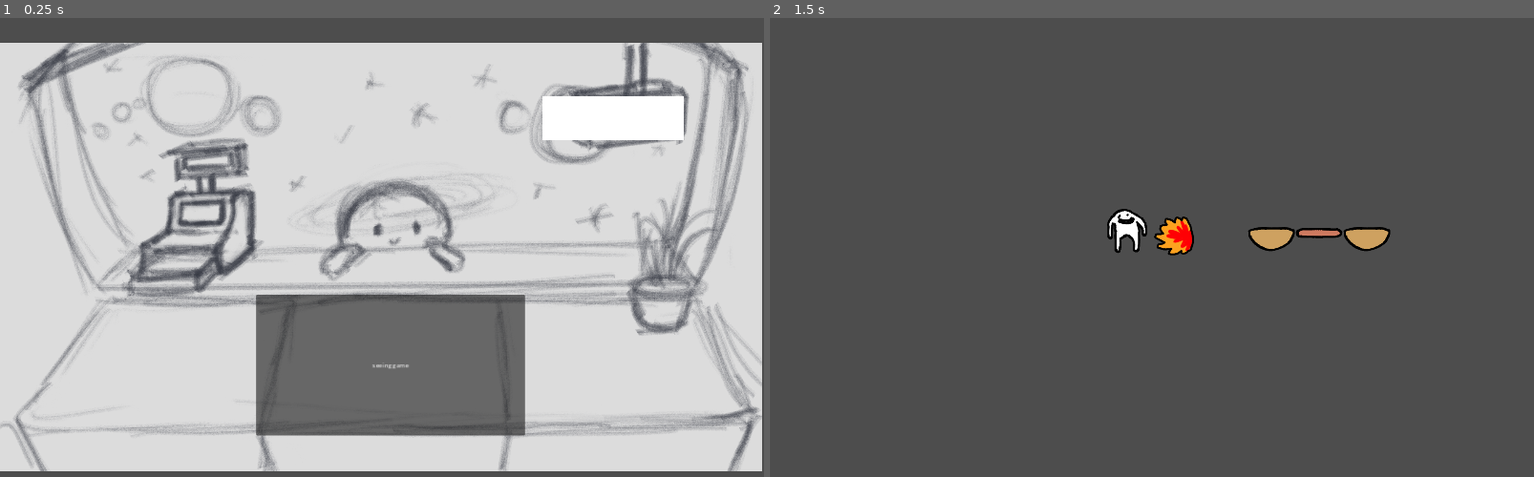
Above: before the commit, frames 1-2 (left to right).
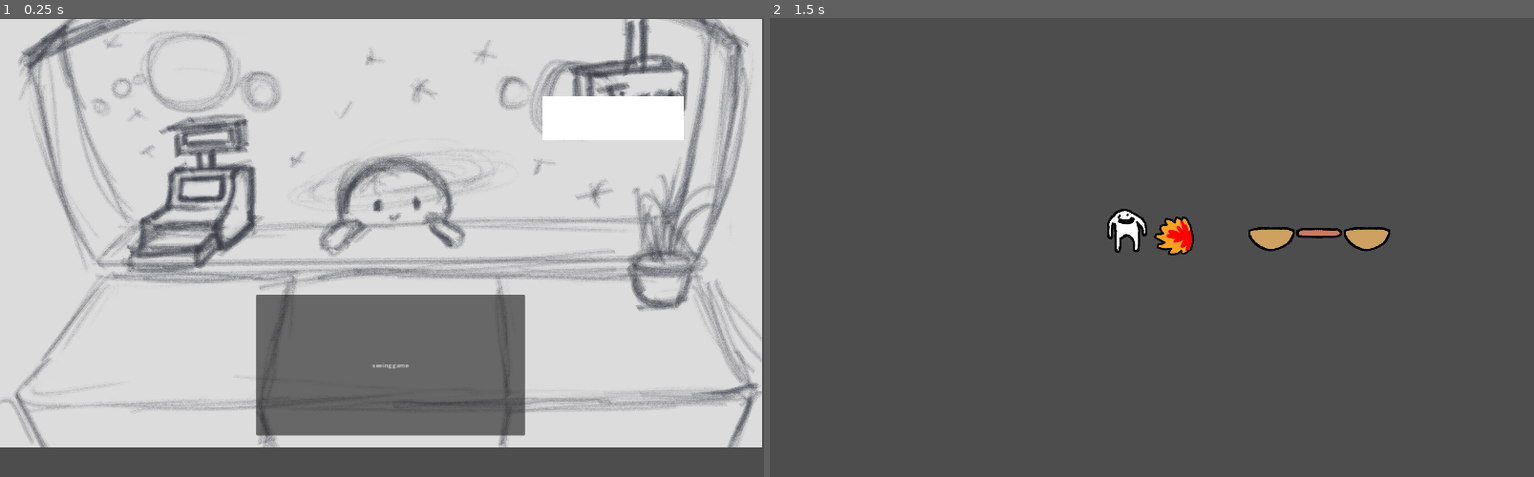
Above: after the commit, the same moments.

Repository: aPotatoNeedsHelp/ico_jam_game
Game: Godot game, scene res://scenes/main.tscn
Same seed, same stepped clock (60 frames per second), same inputs: the game is played once before the commit and once after it.
Inputs:
- Up to frame 1 (0.25 s): no input
- Up to frame 2 (1.5 s): click "seeing game" at 0.5 s; tap Enter at 1.25 s

The runs differ from the first frame. In frame 1, 32% of the frame differs, in the area x 0-100%, y 0-99%; in frame 2, nothing differs.

Commit message:
Icon changed

Diff:
--- a/fire/fire.gd
+++ b/fire/fire.gd
@@ -18,7 +18,7 @@
 
 
 var burn_of_counter: int
-func _on_body_exited(body: Node2D) -> void:
+func _on_body_exited(_body: Node2D) -> void:
 	burn_of_counter += 1
 	if burn_of_counter >= 2:
 		burn_of_counter = 0
--- a/project.godot
+++ b/project.godot
@@ -11,9 +11,11 @@
 [application]
 
 config/name="Ico game jam"
+config/tags=PackedStringArray("current_working")
 run/main_scene="res://scenes/main.tscn"
 config/features=PackedStringArray("4.1", "GL Compatibility")
-config/icon="res://icon.svg"
+config/icon="res://icon/Fire_icon_image.png"
+config/windows_native_icon="res://icon/fire_icon.ico"
 
 [autoload]
 
--- a/scenes/main.tscn
+++ b/scenes/main.tscn
@@ -1,13 +1,13 @@
 [gd_scene load_steps=3 format=3 uid="uid://dsq3sb3gj7cb"]
 
 [ext_resource type="Script" path="res://scripts/main.gd" id="1_3l857"]
-[ext_resource type="Texture2D" uid="uid://dhoqu0hjc6url" path="res://assats/circle.png" id="1_q27qc"]
+[ext_resource type="Texture2D" uid="uid://dhoqu0hjc6url" path="res://Assats/circle.png" id="1_q27qc"]
 
 [node name="main" type="Node2D"]
 script = ExtResource("1_3l857")
 
 [node name="Circle" type="Sprite2D" parent="."]
-position = Vector2(0, 67)
+position = Vector2(0, 2.00001)
 scale = Vector2(1.06389, 1.06389)
 texture = ExtResource("1_q27qc")
 centered = false
--- a/scenes/puzzle.tscn
+++ b/scenes/puzzle.tscn
@@ -1,6 +1,6 @@
 [gd_scene load_steps=5 format=3 uid="uid://iubk3pikny4i"]
 
-[ext_resource type="Texture2D" uid="uid://drr3rgtnselff" path="res://assats/tilesese.png" id="1_pldid"]
+[ext_resource type="Texture2D" uid="uid://drr3rgtnselff" path="res://Assats/tilesese.png" id="1_pldid"]
 [ext_resource type="Script" path="res://scripts/level_map.gd" id="2_c6myr"]
 
 [sub_resource type="TileSetAtlasSource" id="TileSetAtlasSource_qqdqi"]
--- a/scripts/GridBody2D.gd
+++ b/scripts/GridBody2D.gd
@@ -27,7 +27,7 @@
 	var shape = RectangleShape2D.new()
 	shape.size = Vector2(tile_size *0.9, tile_size *0.9)
 	collision_shape.shape = shape
-	add_child(collision_shape)
+	call_deferred("add_child",collision_shape)
 
 func step():
 	if has_method("_step"):call("_step")
--- a/scripts/level_map.gd
+++ b/scripts/level_map.gd
@@ -11,10 +11,12 @@
 		set_cell(0, cell)
 
 var active_body
+
 func step():
-	var step_list: Array[Dictionary]
+	var step_list: Array[Dictionary] = []
 	for child in get_children():
 		if child.has_method("step"):
 			step_list.append(await child.step())
+
 	Global.add_step(step_list)
 	print("\nstep: ", step_list)
Not shown, changed: assats/circle.png.import
Binary file added: icon/Fire_icon_image.png
Not shown, changed: icon/Fire_icon_image.png.import
Binary file added: icon/fire_icon.ico
